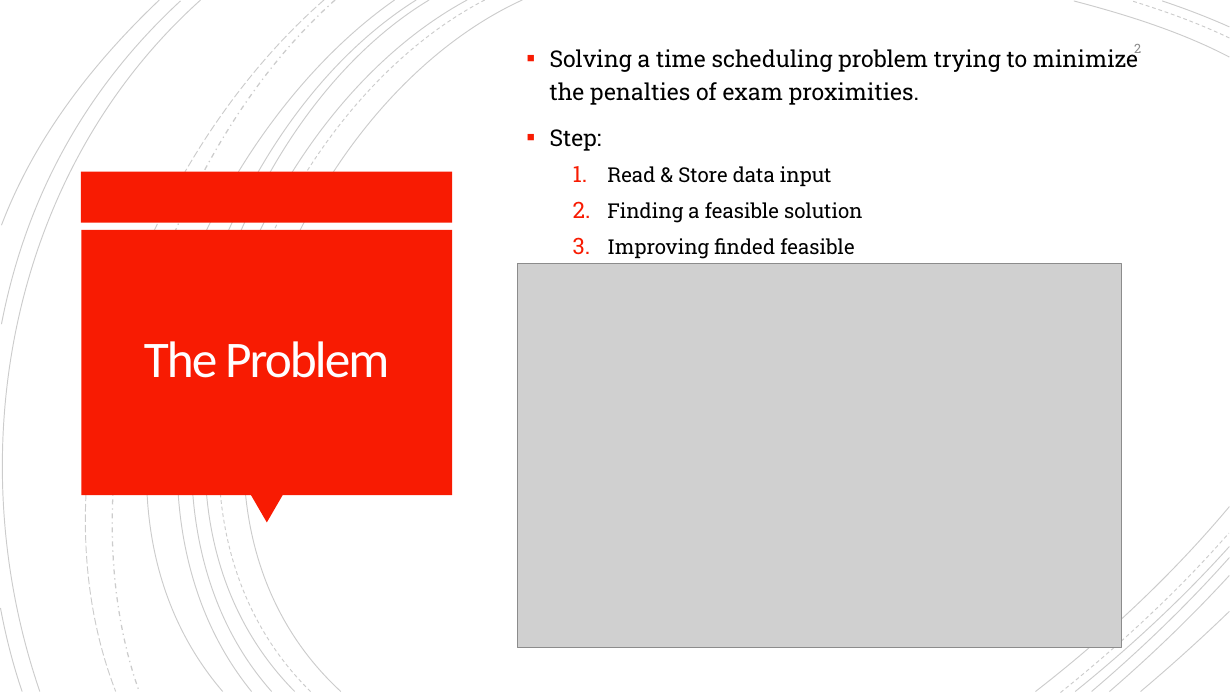
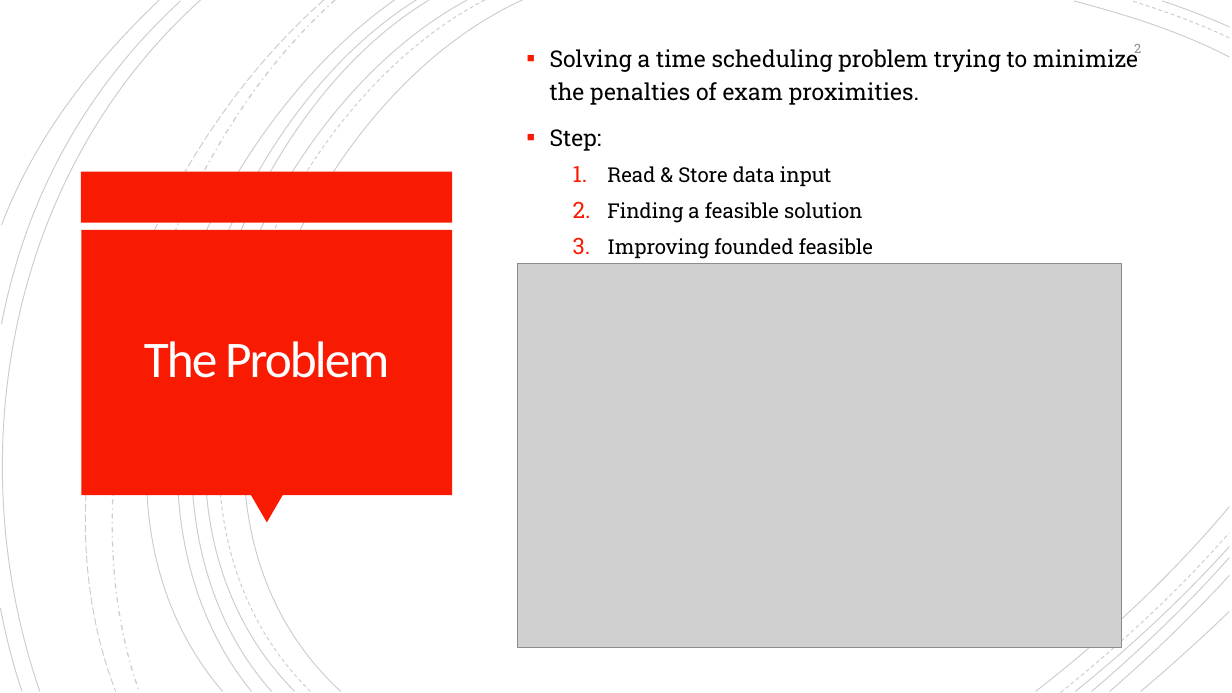
Before and after one commit to Jacopx/OMA_ExamTimeTable, a slide deck: slide 2 of PowerPoint/OMA-MZ_03-Presentation.pptx. Drawn at 1232x693 pixels with LibreOffice and Linux fonts; fonts in the diff are those of the drawing; grey boxes stand for pictures. Boxes give left, top, right and bottom in pixels: in the first picture for what was removed or moved away, otherwise in the second. Text is boxed around its words. In the diff, an @@ line names an element or a change of style, - is before the commit and + after.

```diff
--- a/PowerPoint/OMA-MZ_03-Presentation.pptx
+++ b/PowerPoint/OMA-MZ_03-Presentation.pptx
@@ text at (607, 238, 873, 259): text changed @@
-  3. Improving finded feasible
+  3. Improving founded feasible
```
Also in this commit, not shown: 2 other slides changed.
